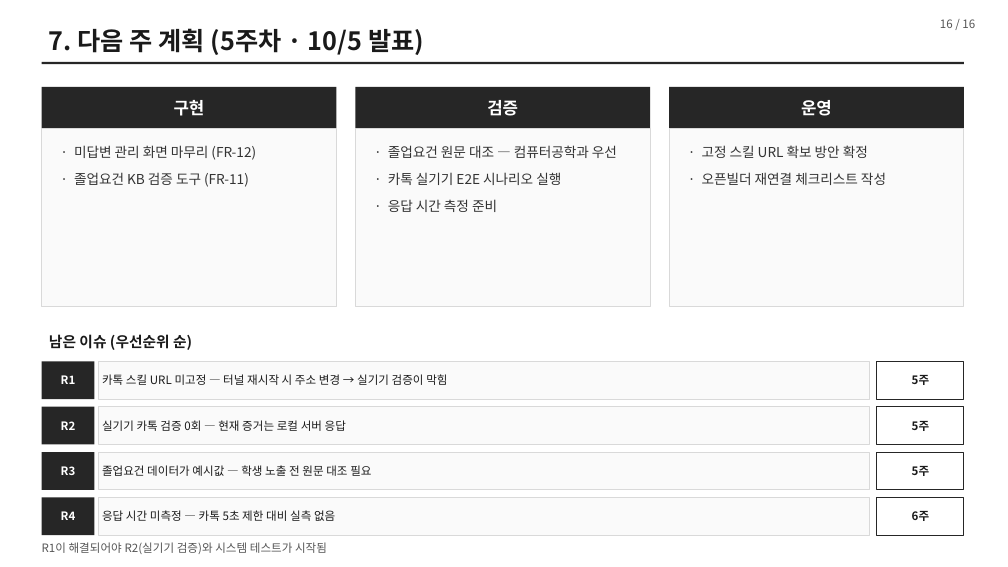
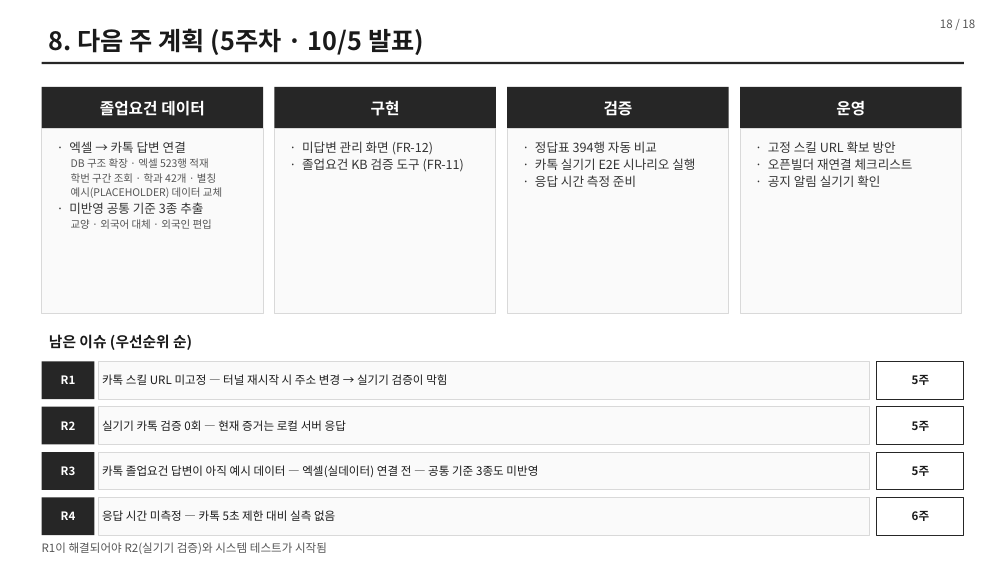
Before and after one commit to jaewonkyoung-alt/wise-faq-bot, a slide deck: slide 18 of slides/2021212843_경재원_4주차_진행보고.pptx (slide 16 before the commit). Drawn at 1008x567 pixels with LibreOffice and Linux fonts; fonts in the diff are those of the drawing. Boxes give left, top, right and bottom in pixels: in the first picture for what was removed or moved away, otherwise in the second. Text is boxed around its words. In the diff, an @@ line names an element or a change of style, - is before the commit and + after.

```diff
--- a/slides/2021212843_경재원_4주차_진행보고.pptx
+++ b/slides/2021212843_경재원_4주차_진행보고.pptx
@@ text at <box>49,28,424,55</box>: text changed @@
-7. 다음 주 계획 (5주차 · 10/5 발표)
+8. 다음 주 계획 (5주차 · 10/5 발표)
@@ text at <box>940,19,975,28</box>: text changed @@
-16 / 16
+18 / 18
@@ rectangle added at <box>42,87,263,129</box>, fill #262626, 15 pt, text #FFFFFF, bold @@
+졸업요건 데이터
@@ size 16 to 15 pt in 3 elements at <box>740,87,962,129</box>, <box>507,87,729,129</box>, <box>274,87,496,129</box> @@
@@ rectangle "구현": place and size @@
-rectangle "구현" at <box>42,87,337,129</box>
+rectangle "구현" at <box>274,87,496,129</box>
@@ rectangle "검증": place and size @@
-rectangle "검증" at <box>355,87,650,129</box>
+rectangle "검증" at <box>507,87,729,129</box>
@@ rectangle "운영": place and size @@
-rectangle "운영" at <box>669,87,964,129</box>
+rectangle "운영" at <box>740,87,962,129</box>
@@ rectangle: place and size @@
-rectangle at <box>42,129,337,306</box>
+rectangle at <box>42,129,263,314</box>
@@ text added at <box>69,141,222,229</box>, 10 pt, text #555555 @@
+· 엑셀 → 카톡 답변 연결
+DB 구조 확장 · 엑셀 523행 적재
+학번 구간 조회 · 학과 42개 · 별칭
+예시(PLACEHOLDER) 데이터 교체
+· 미반영 공통 기준 3종 추출
+교양 · 외국어 대체 · 외국인 편입
@@ rectangle added at <box>274,129,496,314</box>, fill #FAFAFA, outline #D9D9D9 1 pt @@
@@ text "· 미답변 관리 화면 (FR-12)": place and size @@
-text "· 미답변 관리 화면 (FR-12)" at <box>74,145,256,187</box>
+text "· 미답변 관리 화면 (FR-12)" at <box>302,141,464,172</box>
@@ text at <box>302,141,433,155</box>: text changed; size 13 to 12 pt @@
-· 미답변 관리 화면 마무리 (FR-12)
+· 미답변 관리 화면 (FR-12)
@@ rectangle: place and size @@
-rectangle at <box>355,129,650,306</box>
+rectangle at <box>507,129,729,314</box>
@@ text "· 정답표 394행 자동 비교": place and size @@
-text "· 정답표 394행 자동 비교" at <box>388,145,617,212</box>
+text "· 정답표 394행 자동 비교" at <box>535,141,695,187</box>
@@ text at <box>535,141,657,153</box>: text changed; size 13 to 12 pt @@
-· 졸업요건 원문 대조 — 컴퓨터공학과 우선
+· 정답표 394행 자동 비교
@@ rectangle: place and size @@
-rectangle at <box>669,129,964,306</box>
+rectangle at <box>740,129,962,314</box>
@@ text at <box>768,141,913,187</box>: text changed; size 13 to 12 pt @@
-· 고정 스킬 URL 확보 방안 확정
-· 오픈빌더 재연결 체크리스트 작성
+· 고정 스킬 URL 확보 방안
+· 오픈빌더 재연결 체크리스트
+· 공지 알림 실기기 확인
@@ text at <box>302,158,464,172</box>: size 13 to 12 pt in "· 졸업요건 KB 검증 도구 (FR-11)"; less space between paragraphs @@
@@ text at <box>535,158,695,187</box>: size 13 to 12 pt in "· 카톡 실기기 E2E 시나리오 실행", "· 응답 시간 측정 준비"; less space between paragraphs @@
@@ text in rectangle at <box>102,465,538,477</box>: text changed @@
-졸업요건 데이터가 예시값 — 학생 노출 전 원문 대조 필요
+카톡 졸업요건 답변이 아직 예시 데이터 — 엑셀(실데이터) 연결 전 — 공통 기준 3종도 미반영
```
Also in this commit, not shown: 13 other slides changed, 4 slides added, 2 slides removed, 14 other files.
